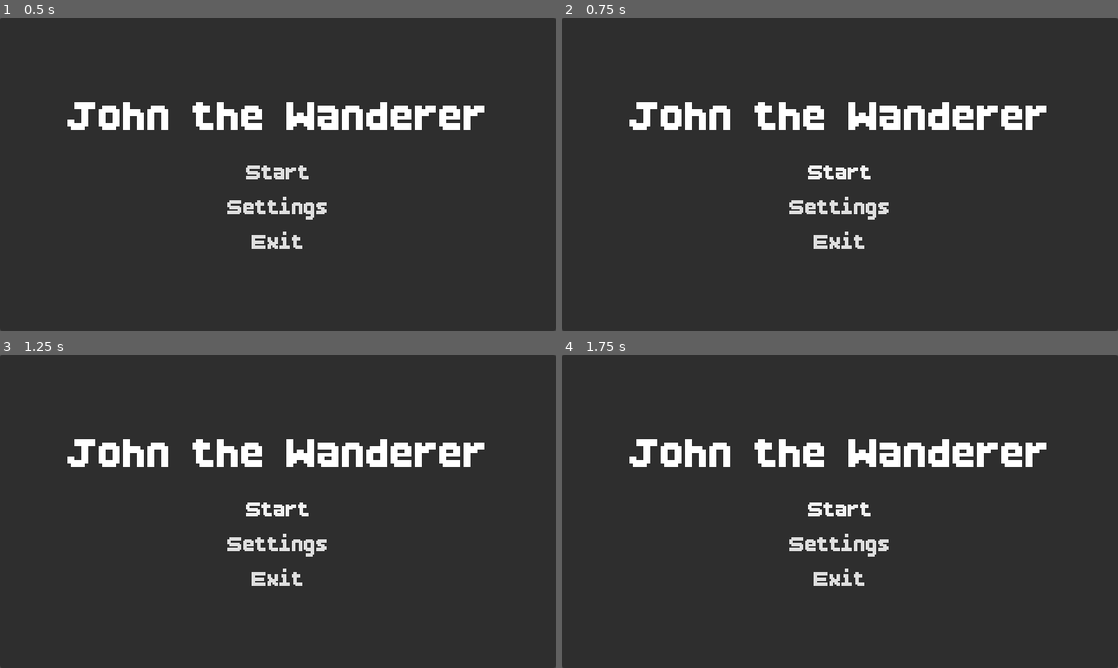
Above: before the commit, frames 1-4 (two rows, left to right).
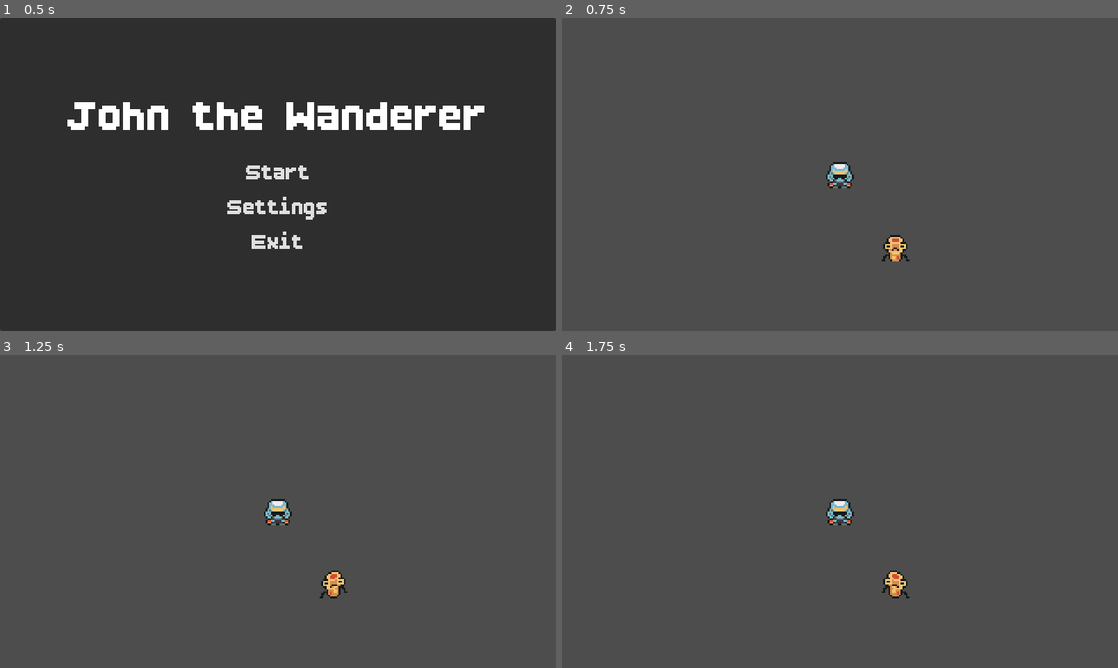
Above: after the commit, the same moments.

Repository: yncynotdev/bob-the-wanderer
Game: Godot game, scene res://main_scene.tscn
The game is run twice, just before and just after one commit, with the same random seed, the same clock (stepped at 60 frames per second) and the same inputs.
Inputs (mouse positions are in pixels of both pictures, inside the frame that each line leads up to):
- Up to frame 1 (0.5 s): no input
- Up to frame 2 (0.75 s): click "Start" at 0.5 s
- Up to frame 3 (1.25 s): no input
- Up to frame 4 (1.75 s): click (840, 508) at 1.25 s, where only the run before the commit has a clickable "Start"

Frame 1 is identical in both runs. In frame 2, 100% of the frame differs, in the area x 0-100%, y 0-100%; in frame 3, 100%; in frame 4, 100%.

Commit message:
added: change to scene

Diff:
--- a/gui/menus/main/main_menu.gd
+++ b/gui/menus/main/main_menu.gd
@@ -1,6 +1,7 @@
 class_name MainMenu
 extends Control
 
+@export var starting_scene: PackedScene
 @export var settings_menu: SettingsMenu
 
 
@@ -13,5 +14,6 @@
 	settings_menu.visible = true
 
 
+# TODO: Add a loading scene later
 func _on_start_button_pressed() -> void:
-	pass # Replace with function body.
+	get_tree().change_scene_to_packed(starting_scene)
--- a/main_scene.tscn
+++ b/main_scene.tscn
@@ -2,10 +2,12 @@
 
 [ext_resource type="PackedScene" uid="uid://sdi5w4dhrcsb" path="res://gui/menus/main/main_menu.tscn" id="1_0f027"]
 [ext_resource type="PackedScene" uid="uid://birbplwmoh3je" path="res://gui/menus/settings/settings_menu.tscn" id="2_2c62f"]
+[ext_resource type="PackedScene" uid="uid://c2756u71t8ieo" path="res://levels/test.tscn" id="2_gyfs4"]
 
 [node name="MainScene" type="Node" unique_id=507037693]
 
 [node name="MainMenu" parent="." unique_id=1155693776 node_paths=PackedStringArray("settings_menu") instance=ExtResource("1_0f027")]
+starting_scene = ExtResource("2_gyfs4")
 settings_menu = NodePath("../SettingsMenu")
 
 [node name="SettingsMenu" parent="." unique_id=2086893433 node_paths=PackedStringArray("main_menu") instance=ExtResource("2_2c62f")]
